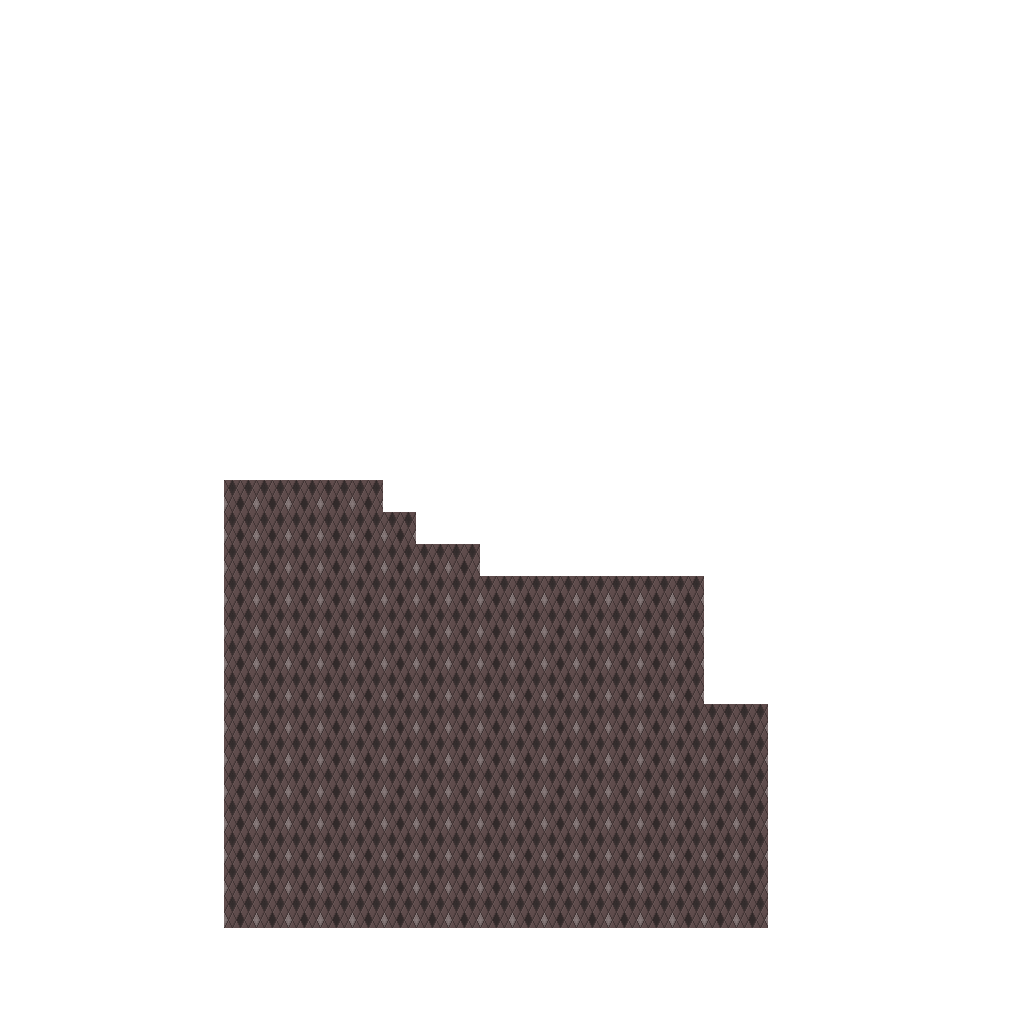
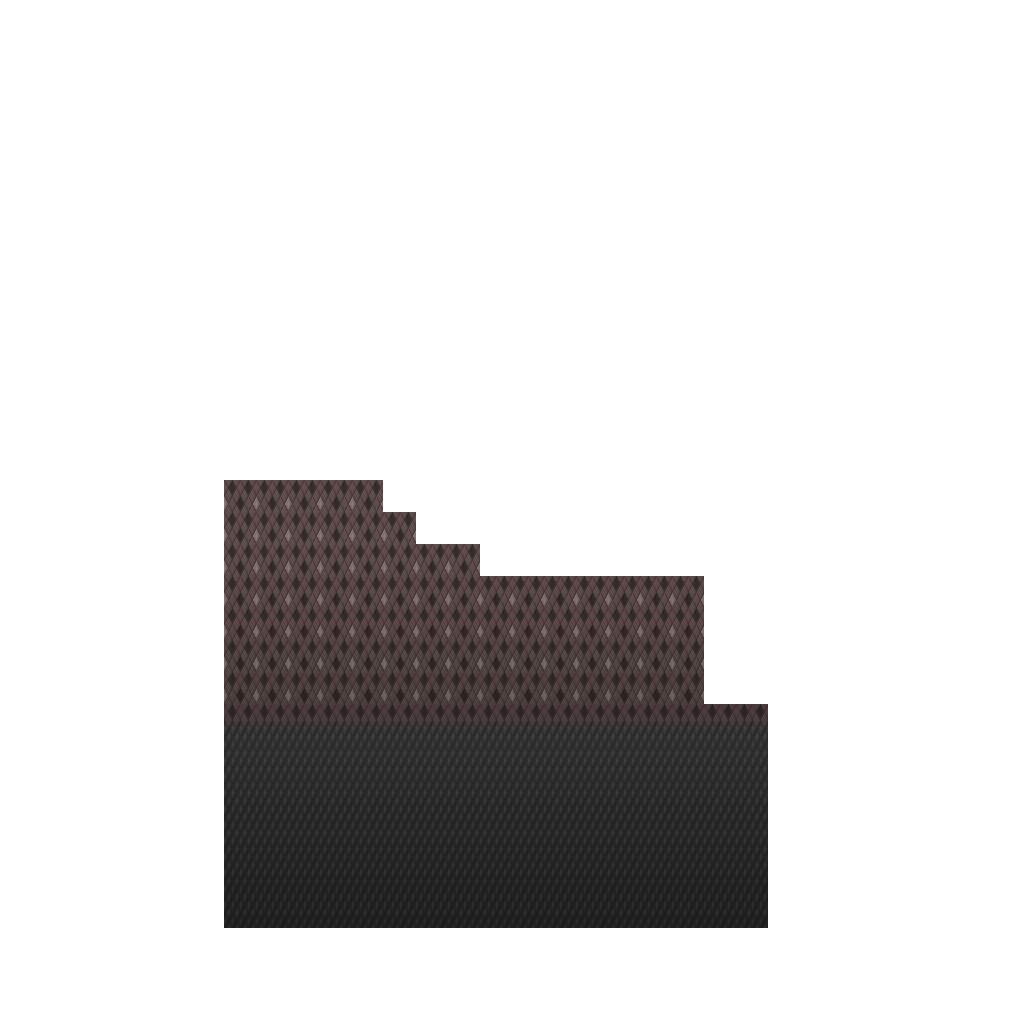
Before/after of a w=1024, h=1024 layered artwork. What changed in the layer stack:
added layer "Layer 5" (52%) above "Layer 4" over (224, 565, 768, 928)
added layer "Layer 4" above "Layer 3" over (224, 736, 768, 928)
added layer "Layer 3" above "Layer 2" over (224, 721, 768, 736)
